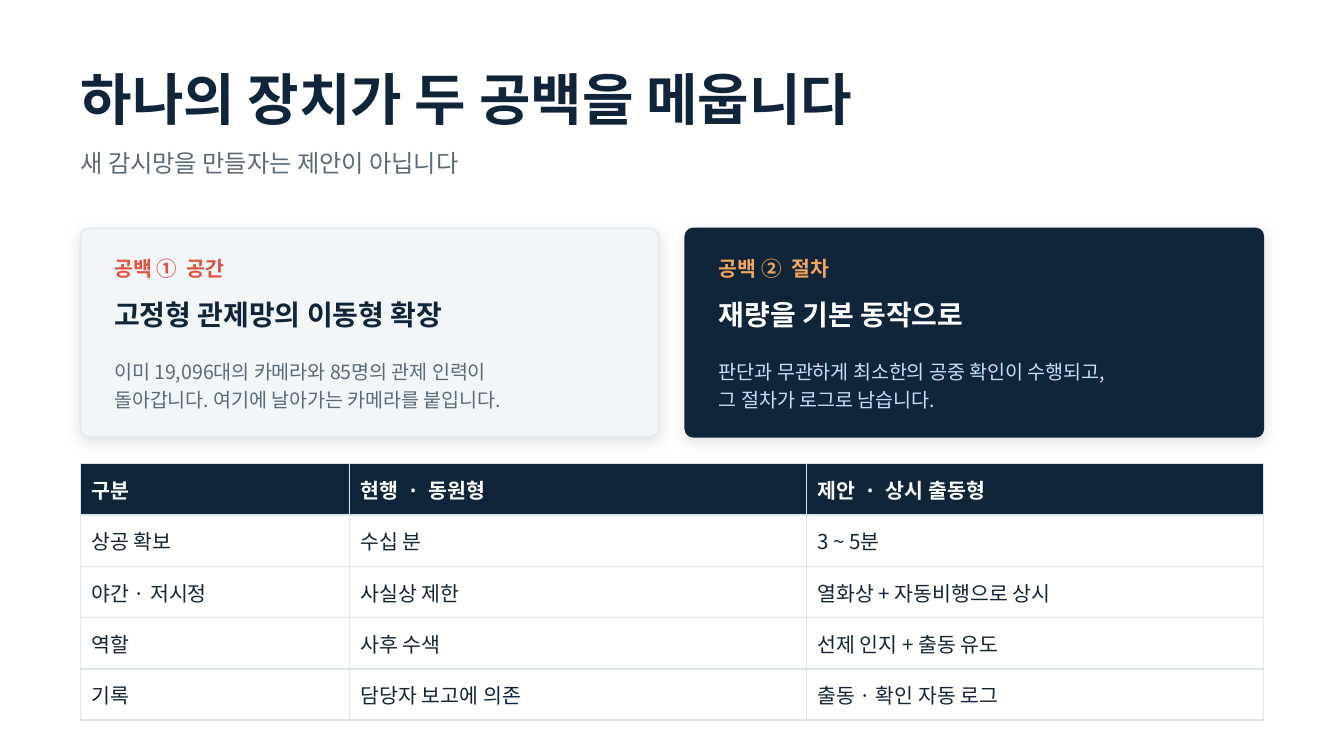
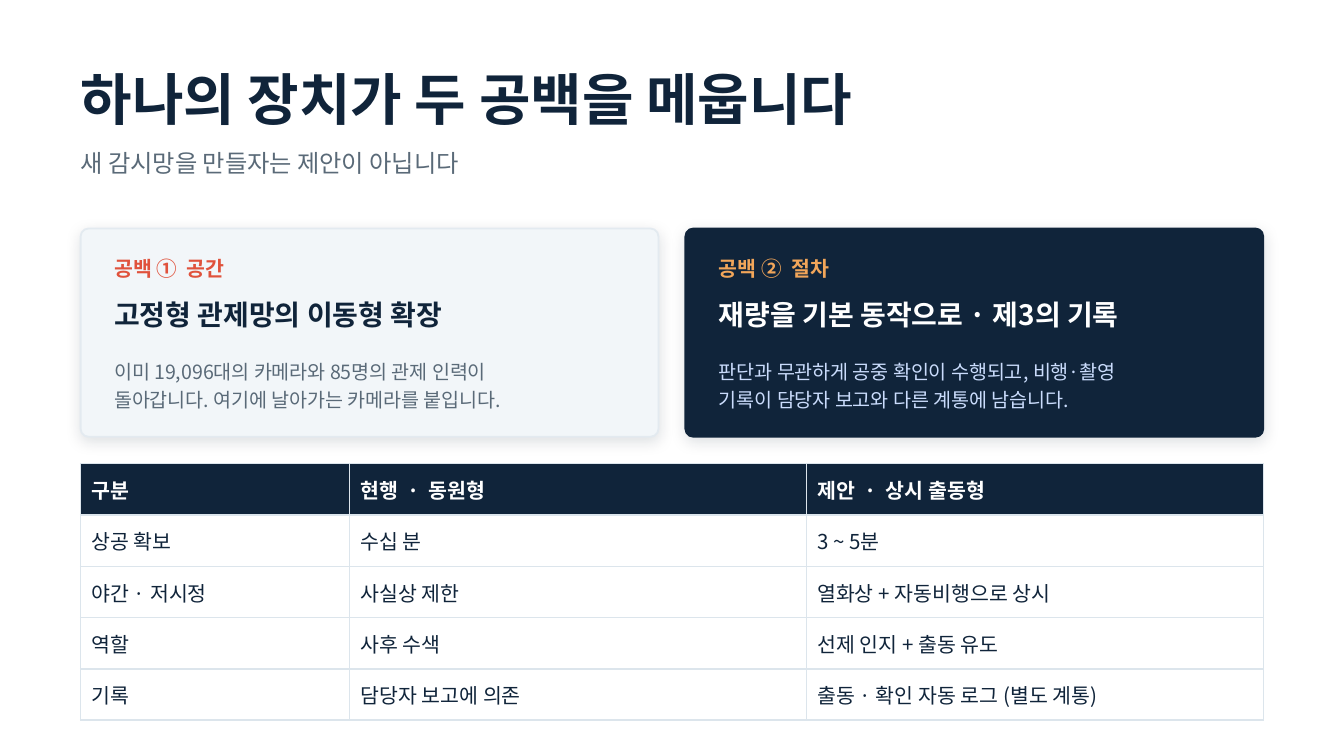
Before and after one commit to one497/Hank, a slide deck: slide 7 of docs/jeju-safety/제주드론치안_발제초안.pptx. Drawn at 1344x756 pixels with LibreOffice and Linux fonts; fonts in the diff are those of the drawing. Boxes give left, top, right and bottom in pixels: in the first picture for what was removed or moved away, otherwise in the second. Text is boxed around its words. In the diff, an @@ line names an element or a change of style, - is before the commit and + after.

```diff
--- a/docs/jeju-safety/제주드론치안_발제초안.pptx
+++ b/docs/jeju-safety/제주드론치안_발제초안.pptx
@@ text at bbox=[719, 301, 1119, 328]: text changed @@
-재량을 기본 동작으로
+재량을 기본 동작으로 · 제3의 기록
@@ text at bbox=[719, 362, 1116, 409]: text changed @@
-판단과 무관하게 최소한의 공중 확인이 수행되고,
-그 절차가 로그로 남습니다.
+판단과 무관하게 공중 확인이 수행되고, 비행·촬영
+기록이 담당자 보고와 다른 계통에 남습니다.
@@ table at bbox=[81, 464, 1263, 711] @@
-row 5, column 3: 출동 · 확인 자동 로그
+row 5, column 3: 출동 · 확인 자동 로그 (별도 계통)
```
Also in this commit, not shown: 1 other slide changed, 5 other files.
